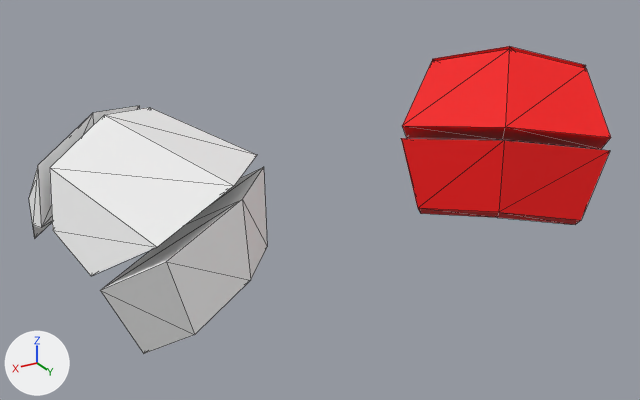
Before and after pictures for a commit that changed the glTF model addons/Cubiix_Assets/Mods/CoreAssets/Assets/Mesh/Base/Ears/Dog_Ears.gltf.
Rendered twice from a 50 mm camera at (1.91, 2.12, 6.29) aimed at (0.14, -0.83, 4.81). The lights are fixed; the arrows at lower left show +X, +Y and +Z. Mesh edges are drawn as thin lines. Vertices at the same position are counted once.

Objects in the first picture: 'Dog_Ears'.
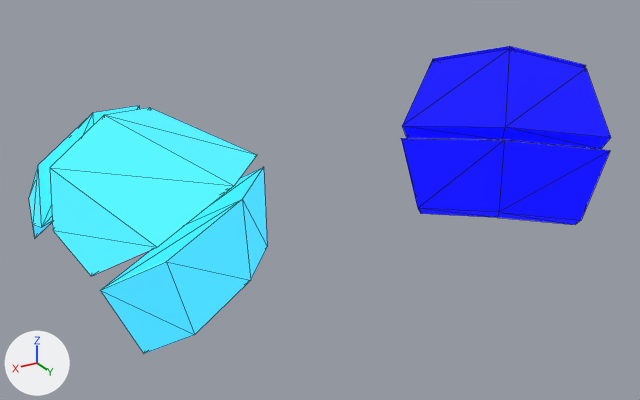
Boxes (x1, y1, x2, y2) around the edits, measured in the pictures (640 x 400 px):
```json
{"object": "Dog_Ears", "change": "surface changed", "before": [29, 46, 611, 354], "after": [29, 46, 611, 354]}
```

The change, as JSON lines over the scene's bpy script:
```json
{"op": "add", "block": "img_shader_teststrip", "code": ["img_shader_teststrip = load_image('Shader_TestStrip', 'Shader_TestStrip.png', 18, 2, 'sRGB')"]}
{"block": "mat_material", "where": "n0 = _N.new('ShaderNodeBsdfPrincipled'); n0.name = 'Principled BSDF'"}
{"op": "set", "path": "n0.inputs[2].default_value", "old": "0.61", "new": "1.0", "note": "'Roughness'"}
{"op": "add", "block": "mat_material", "code": "n0.inputs[28].default_value = 1.0  # 'Emission Strength'"}
{"block": "mat_material", "where": "n2 = _N.new('ShaderNodeTexImage'); n2.name = 'Image Texture'"}
{"op": "set", "path": "n2.image", "old": "img_color_palette", "new": "img_shader_teststrip"}
{"op": "add", "block": "mat_material", "code": "n3 = _N.new('ShaderNodeTexImage'); n3.name = 'Image Texture.001'"}
{"op": "add", "block": "mat_material", "code": "n3.image = img_shader_teststrip"}
{"op": "add", "block": "mat_material", "code": "n3.interpolation = 'Closest'"}
{"op": "remove", "block": "mat_material", "code": "_L.new(n2.outputs[0], n0.inputs[0])  # 'Color' to 'Base Color'"}
{"op": "add", "block": "mat_material", "code": "_L.new(n2.outputs[0], n0.inputs[27])  # 'Color' to 'Emission Color'"}
{"op": "add", "block": "mat_material", "code": "_L.new(n3.outputs[0], n0.inputs[0])  # 'Color' to 'Base Color'"}
{"block": "me_plane_020", "where": "me_plane_020.from_pydata(...)  # 74 vertices, 124 faces; spans x -1.3..1.3, y -1.27..-0.33, z 4.53..5.29"}
{"block": "me_plane_020", "where": "# used by ob_dog_ears; location = (0.0, 0.0, 0.0)"}
{"block": "me_plane_020", "change": "me_plane_020 part 1: texture (UV) coordinates of 124 of 124 faces, centred in x -1.29..1.29, y -1.26..-0.4, z 4.58..5.19, changed; they spanned u 0.25..0.75, v 0.75..0.75 and now span u 0.03..0.09, v 0.73..0.77"}
```
